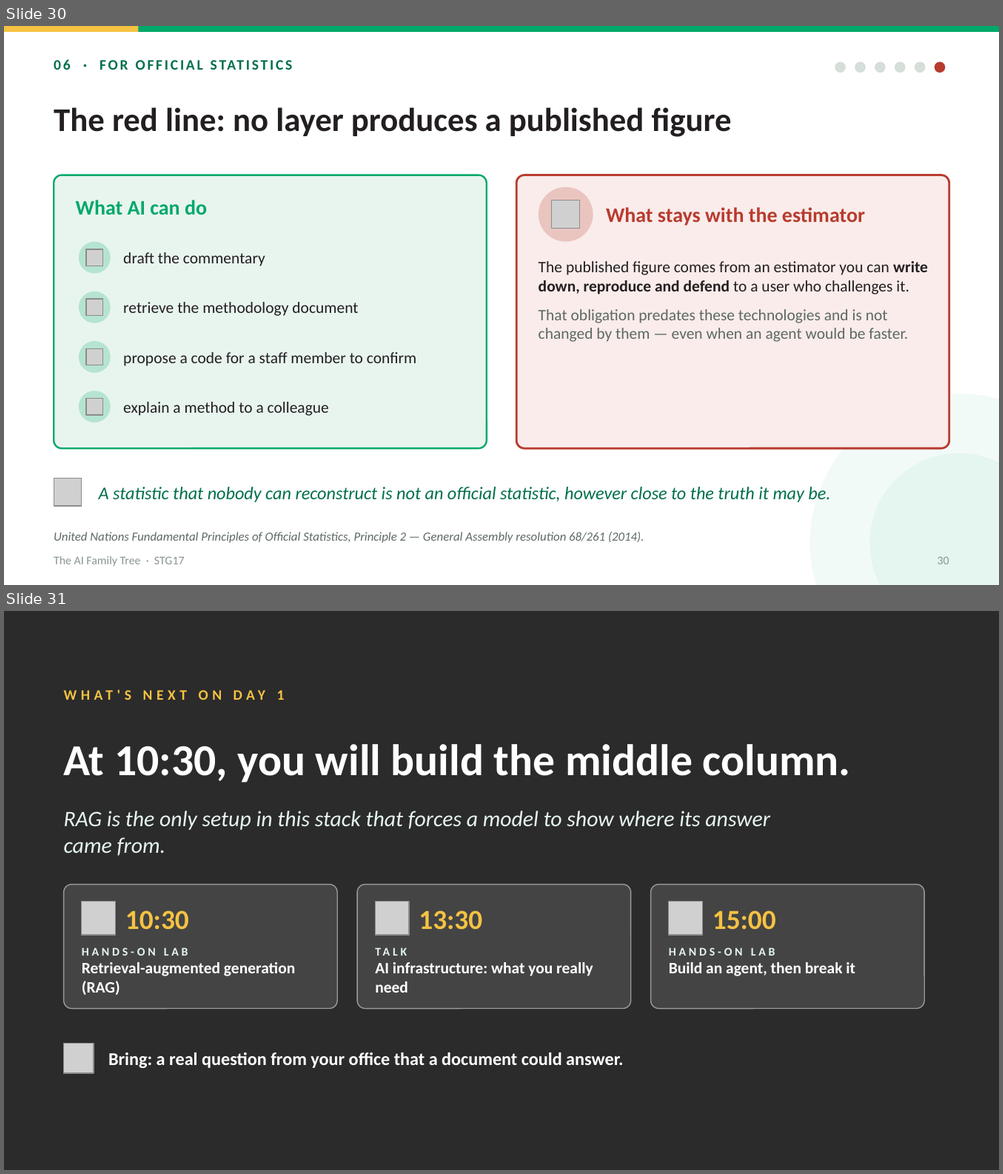
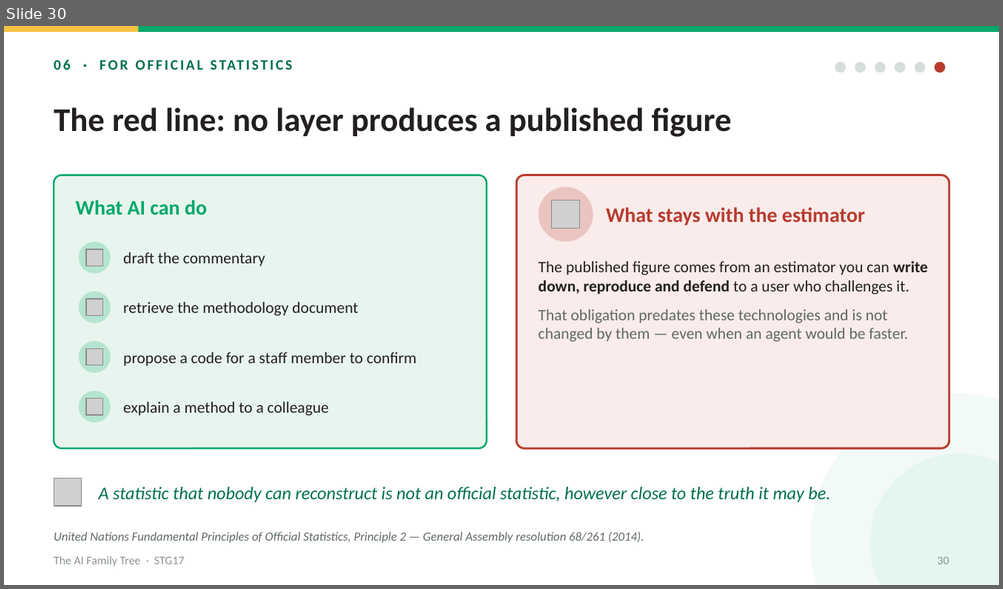
Before and after one commit to datainnov4africa-web/stg17-workshop, a slide deck: docs/downloads/Day1/1005_ai-family-tree_EN.pptx. Shown one above the other, each under a label of ours: slides 30 and 31 before the commit, slide 30 after it. The pictures are 1003x1174 and 1003x589 pixels, drawn with LibreOffice and Linux fonts; fonts in the diff are those of the drawing; grey boxes stand for pictures; background and template pictures are left out; a plain dark background stands for a picture behind light text. Boxes give left, top, right and bottom in pixels: in the first picture for what was removed or moved away, otherwise in the second. Text is boxed around its words. In the diff, an @@ line names an element or a change of style, - is before the commit and + after.

```diff
--- a/docs/downloads/Day1/1005_ai-family-tree_EN.pptx
+++ b/docs/downloads/Day1/1005_ai-family-tree_EN.pptx
@@ slide 31 removed at [4, 611, 999, 1170], background picture (left out) @@
@@ text removed at [125, 690, 284, 700] @@
-WHAT'S NEXT ON DAY 1
@@ text removed at [64, 744, 851, 783] @@
-At 10:30, you will build the middle column.
@@ text removed at [64, 811, 770, 856] @@
-RAG is the only setup in this stack that forces a model to show where its answer came from.
@@ rounded rectangle removed at [64, 885, 337, 1009] @@
@@ rounded rectangle removed at [357, 885, 631, 1009] @@
@@ rounded rectangle removed at [651, 885, 924, 1009] @@
@@ picture removed at [82, 901, 116, 935] @@
@@ text removed at [125, 911, 189, 929] @@
-10:30
@@ picture removed at [375, 901, 409, 935] @@
@@ text removed at [418, 911, 482, 929] @@
-13:30
@@ picture removed at [669, 901, 702, 935] @@
@@ text removed at [712, 911, 776, 929] @@
-15:00
@@ text removed at [82, 948, 295, 995] @@
-HANDS-ON LAB
-Retrieval-augmented generation (RAG)
@@ text removed at [375, 963, 593, 993] @@
-TALK
-AI infrastructure: what you really need
@@ text removed at [669, 948, 855, 977] @@
-HANDS-ON LAB
-Build an agent, then break it
@@ picture removed at [64, 1044, 94, 1073] @@
@@ text removed at [108, 1053, 623, 1068] @@
-Bring: a real question from your office that a document could answer.
```
Also in this commit, not shown: 1 other slide removed, 11 other files.
